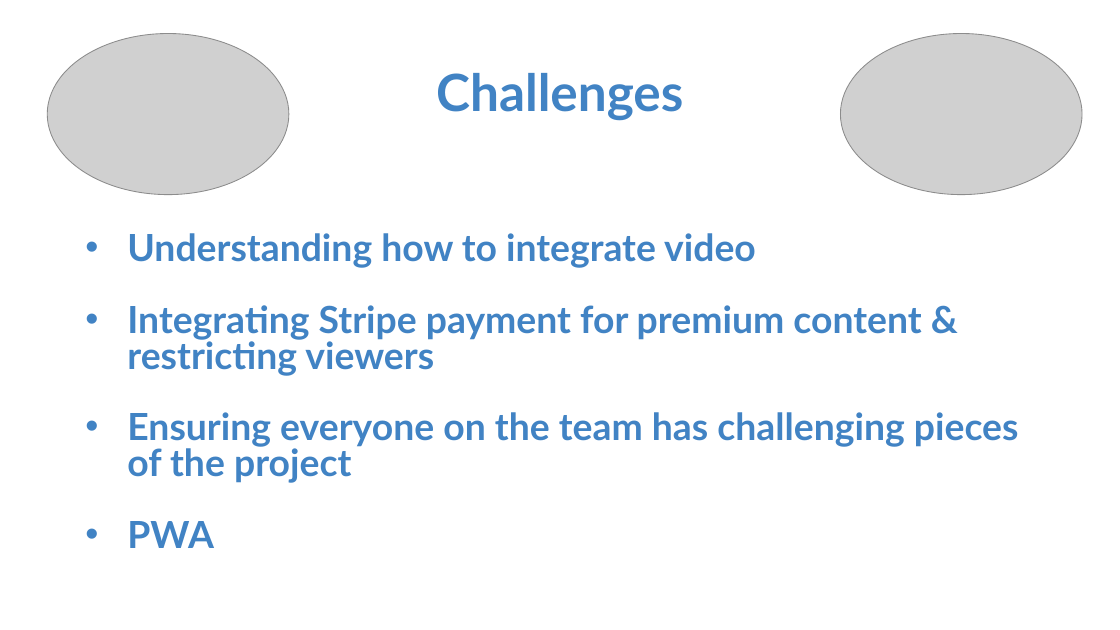
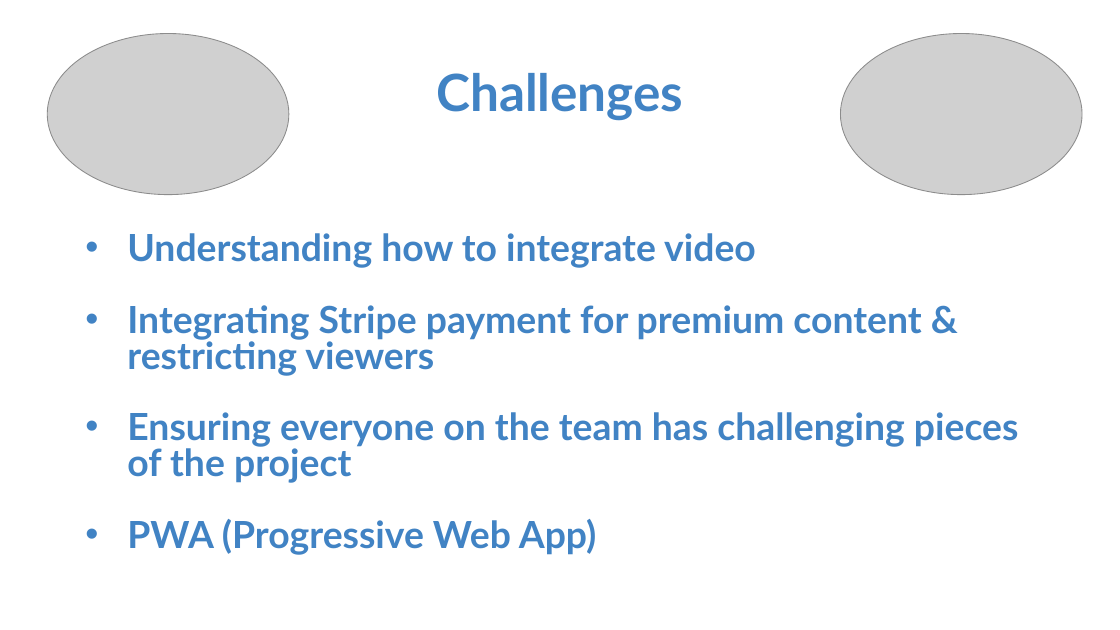
Before and after one commit to webdev410/streaming-app, a slide deck: slide 6 of Presentation/TEAM Stream Final.pptx. Drawn at 1120x630 pixels with LibreOffice and Linux fonts; fonts in the diff are those of the drawing; grey boxes stand for pictures; background and template pictures are left out. Boxes give left, top, right and bottom in pixels: in the first picture for what was removed or moved away, otherwise in the second. Text is boxed around its words. In the diff, an @@ line names an element or a change of style, - is before the commit and + after.

```diff
--- a/Presentation/TEAM Stream Final.pptx
+++ b/Presentation/TEAM Stream Final.pptx
@@ text at <box>127,519,596,555</box>: text changed @@
-• PWA
+• PWA (Progressive Web App)
```
Also in this commit, not shown: 1 other slide changed, 1 other file.
